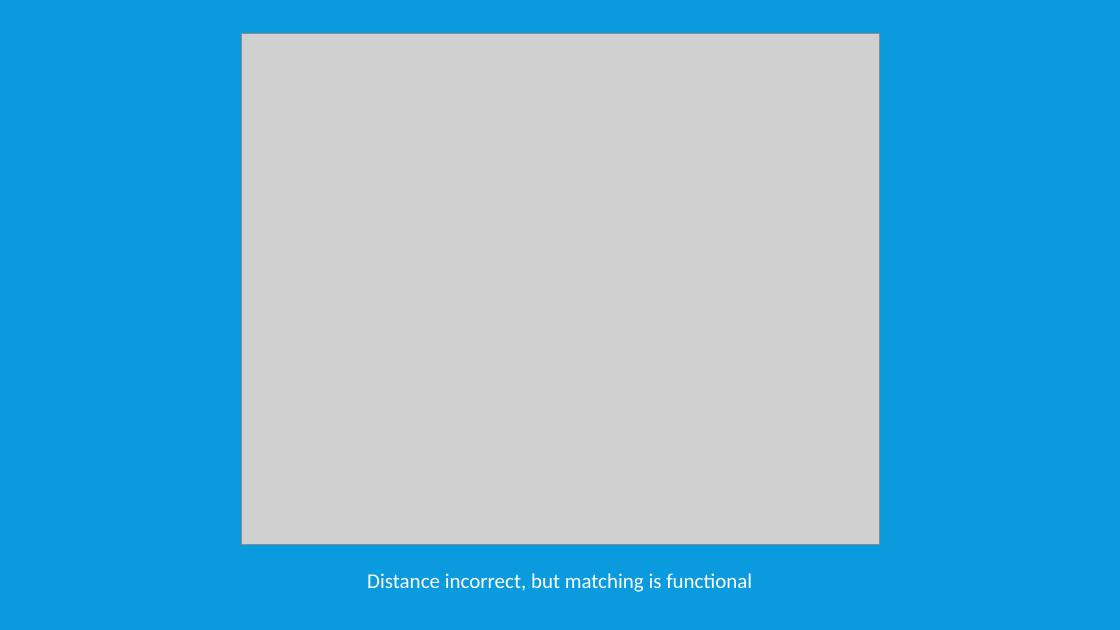
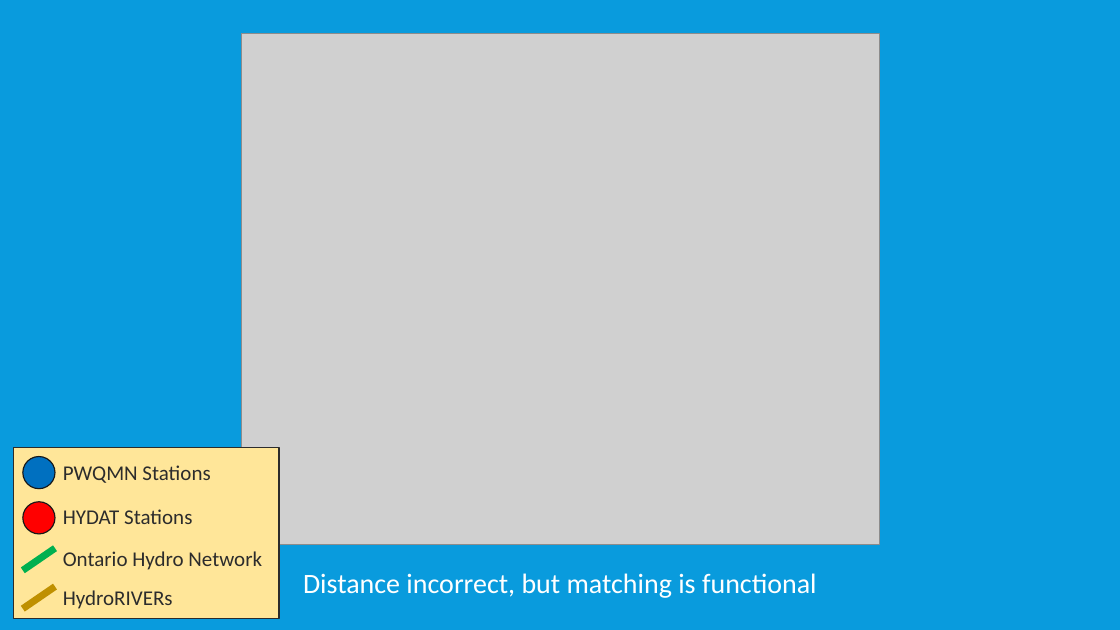
Before and after one commit to twilight-goose/Mapping-Stations, a slide deck: slide 11 of mapping-stations.pptx (slide 9 before the commit). Drawn at 1120x630 pixels with LibreOffice and Linux fonts; fonts in the diff are those of the drawing; grey boxes stand for pictures. Boxes give left, top, right and bottom in pixels: in the first picture for what was removed or moved away, otherwise in the second. Text is boxed around its words. In the diff, an @@ line names an element or a change of style, - is before the commit and + after.

```diff
--- a/mapping-stations.pptx
+++ b/mapping-stations.pptx
@@ text "Distance incorrect, but matching is ...": place and size @@
-text "Distance incorrect, but matching is ..." at [367, 573, 752, 592]
+text "Distance incorrect, but matching is ..." at [303, 573, 817, 598]
@@ text "Distance incorrect, but matching is ..." at [303, 573, 817, 598]: size 18 to 24 pt @@
@@ group added at [13, 448, 279, 619]: 4 texts, 2 ellipses, 2 lines, 1 rectangle @@
+PWQMN Stations
+HYDAT Stations
+Ontario Hydro Network
+HydroRIVERs
```
Also in this commit, not shown: 6 other slides changed, 2 slides added.
